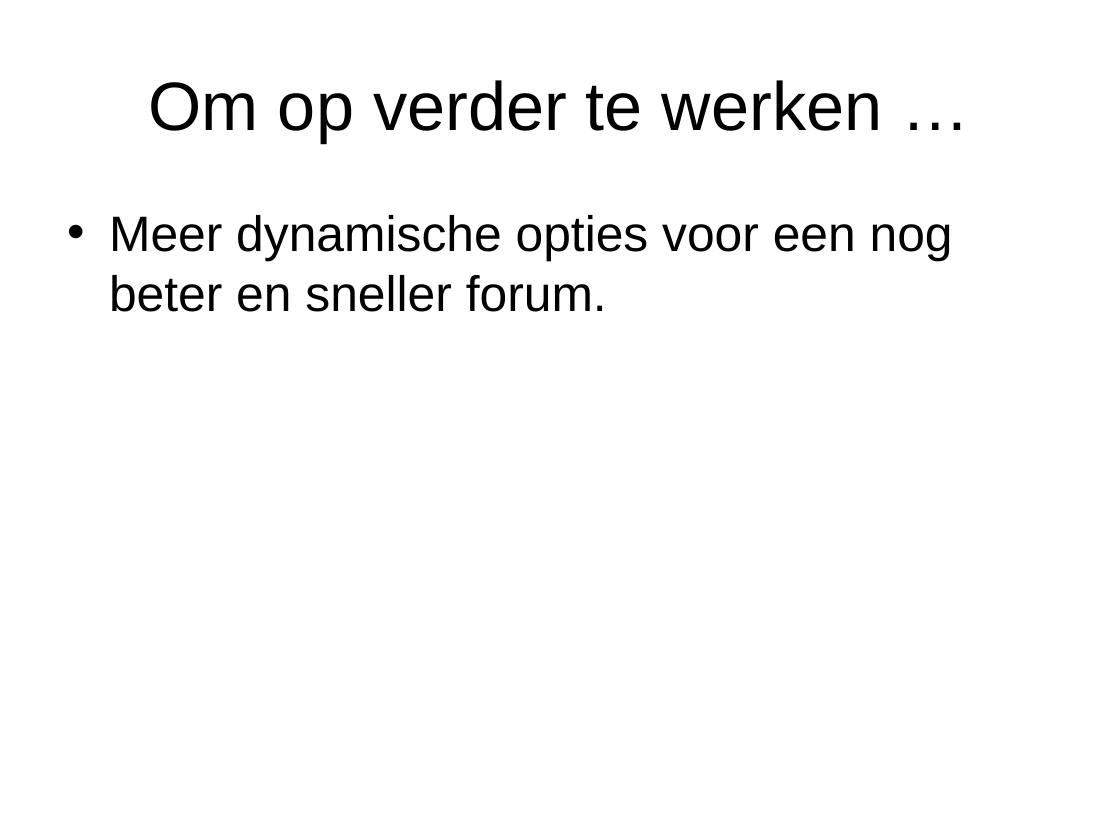
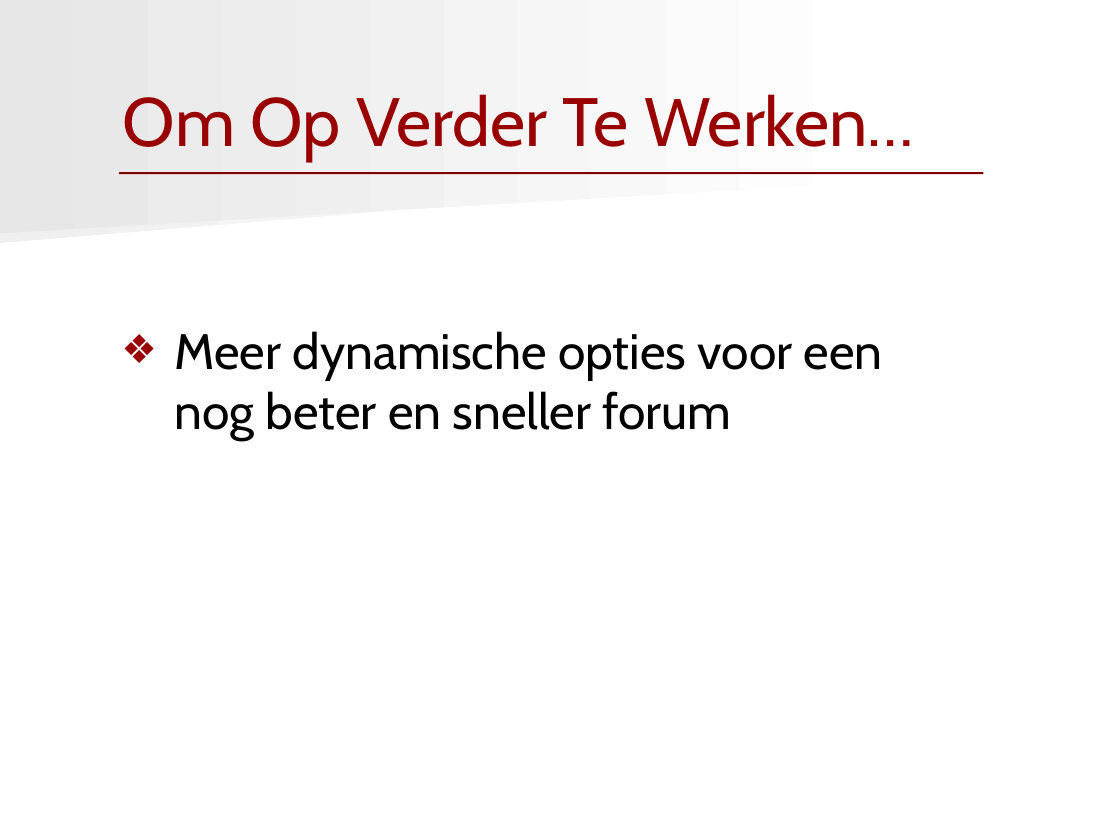
Before and after one commit to jroeting/RodaSupportForum, a slide deck: slide 13 of documents/RodaPresentatie.ppt. Drawn at 1120x840 pixels with LibreOffice and Linux fonts; fonts in the diff are those of the drawing. Boxes give left, top, right and bottom in pixels: in the first picture for what was removed or moved away, otherwise in the second. Text is boxed around its words. In the diff, an @@ line names an element or a change of style, - is before the commit and + after.

```diff
--- a/documents/RodaPresentatie.ppt
+++ b/documents/RodaPresentatie.ppt
@@ freeform shape added at bbox=[0, 0, 887, 233], fill gradient #FFFFFF to #E6E6E6 @@
@@ freeform shape added at bbox=[0, 113, 872, 242], fill gradient #FFFFFF to #EFEFEF @@
@@ title at bbox=[123, 94, 914, 162]: text changed; font Arial to Cabin; text colour #000000 to #990000 @@
-Om op verder te werken …
+Om Op Verder Te Werken…
@@ line added from (119, 174) to (983, 174), #800000 1.25 pt @@
@@ text at bbox=[174, 331, 883, 439]: text changed; font Arial to Cabin @@
-• Meer dynamische opties voor een nog beter en sneller forum.
+❖ Meer dynamische opties voor een
+  nog beter en sneller forum
```
Also in this commit, not shown: 14 other slides changed, 1 other file.
